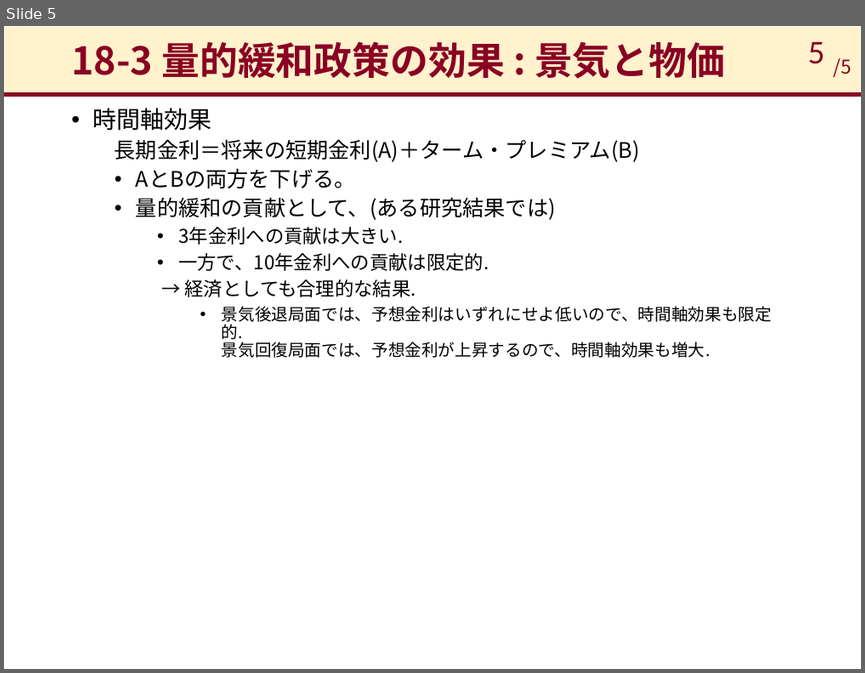
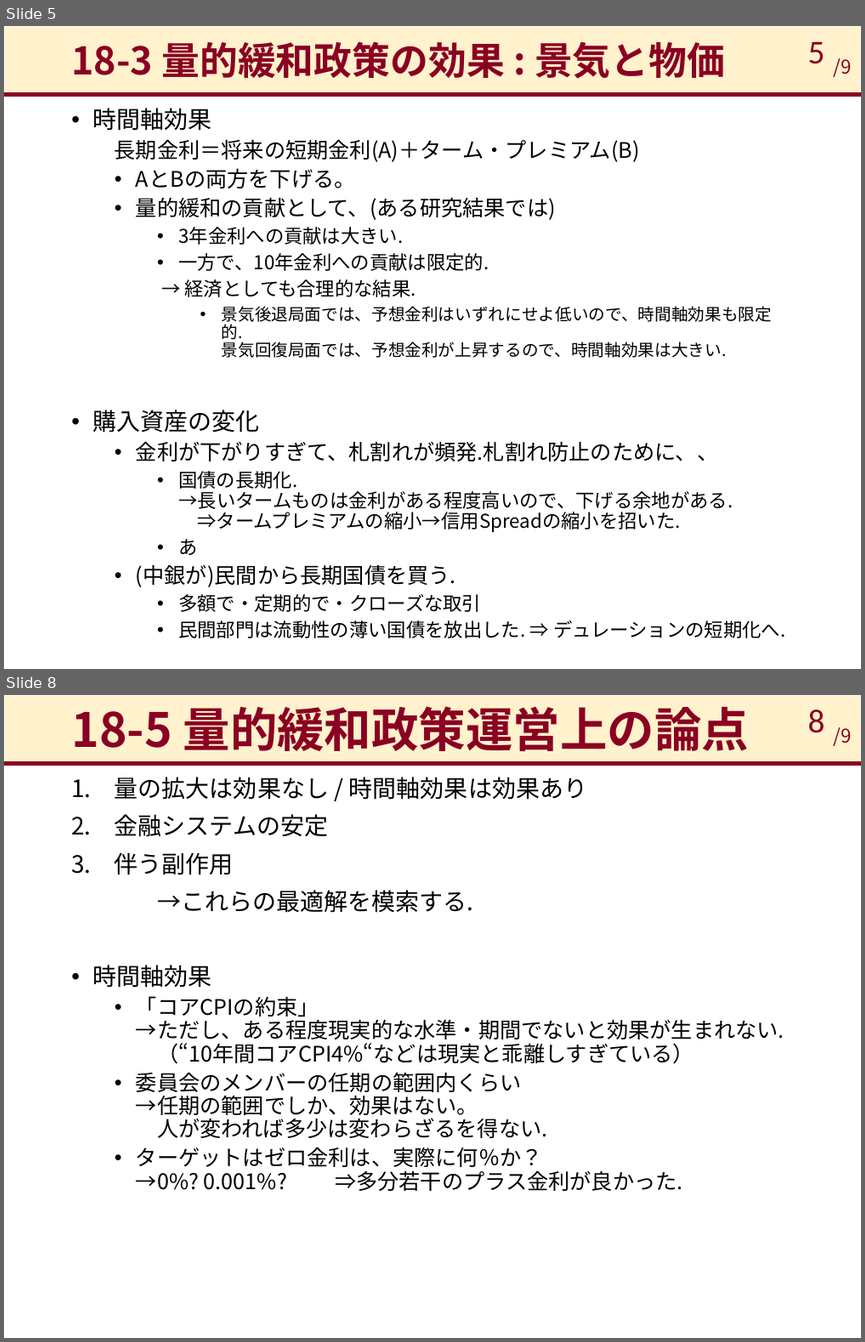
Before and after one commit to takashiikai1991/shirakawa, a slide deck: Sec_18/現代の金融政策_18.pptx. Shown one above the other, each under a label of ours: slide 5 before the commit, slides 5 and 8 after it; the slides between them are not shown. The pictures are 865x673 and 865x1342 pixels, drawn with LibreOffice and Linux fonts; fonts in the diff are those of the drawing. Boxes give left, top, right and bottom in pixels: in the first picture for what was removed or moved away, otherwise in the second. Text is boxed around its words. In the diff, an @@ line names an element or a change of style, - is before the commit and + after.

```diff
--- a/Sec_18/現代の金融政策_18.pptx
+++ b/Sec_18/現代の金融政策_18.pptx
@@ slide 8 added at [4, 695, 861, 1338], background #FFFFFF; not listed: 2 template elements that a slide beside it also shows @@
@@ title added at [71, 706, 749, 751], 39.6 pt, text #8A0023, bold @@
+18-5 量的緩和政策運営上の論点
@@ page number added at [808, 709, 825, 733], 28 pt, text #8A0023 @@
+8
@@ text added at [834, 727, 851, 746], 16 pt, text #8A0023 @@
+/9
@@ text added at [93, 777, 784, 1191], 18 pt, text #000000 @@
+1. 量の拡大は効果なし / 時間軸効果は効果あり
+2. 金融システムの安定
+3. 伴う副作用
+→これらの最適解を模索する.
+• 時間軸効果
+  • 「コアCPIの約束」
+    →ただし、ある程度現実的な水準・期間でないと効果が生まれない.
+    （“10年間コアCPI4%“などは現実と乖離しすぎている）
+  • 委員会のメンバーの任期の範囲内くらい
+    →任期の範囲でしか、効果はない。
+    人が変われば多少は変わらざるを得ない.
+  • ターゲットはゼロ金利は、実際に何％か？
+    →0%? 0.001%? ⇒多分若干のプラス金利が良かった.
@@ slide 5 changed as well @@
@@ text at [834, 58, 851, 77]: text changed @@
-/5
+/9
@@ text at [93, 306, 785, 638]: text changed; size 14 to 16 pt @@
-      • 景気後退局面では、予想金利はいずれにせよ低いので、時間軸効果も限定的.
-        景気回復局面では、予想金利が上昇するので、時間軸効果も増大.
+      • 景気後退局面では、予想金利はいずれにせよ低いので、時間軸効果も限定的.
+        景気回復局面では、予想金利が上昇するので、時間軸効果は大きい.
+• 購入資産の変化
+  • 金利が下がりすぎて、札割れが頻発.札割れ防止のために、、
+    • 国債の長期化.
+      →長いタームものは金利がある程度高いので、下げる余地がある.
+      ⇒タームプレミアムの縮小→信用Spreadの縮小を招いた.
+    • あ
+  • (中銀が)民間から長期国債を買う.
+    • 多額で・定期的で・クローズな取引
+    • 民間部門は流動性の薄い国債を放出した. ⇒ デュレーションの短期化へ.
```
Also in this commit, not shown: 4 other slides changed, 3 other slides added.
